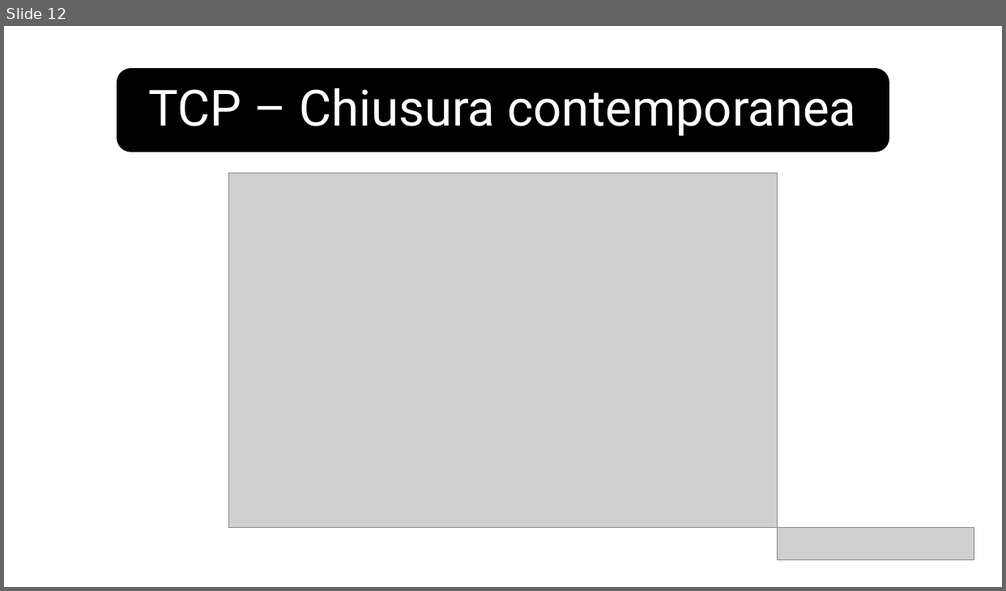
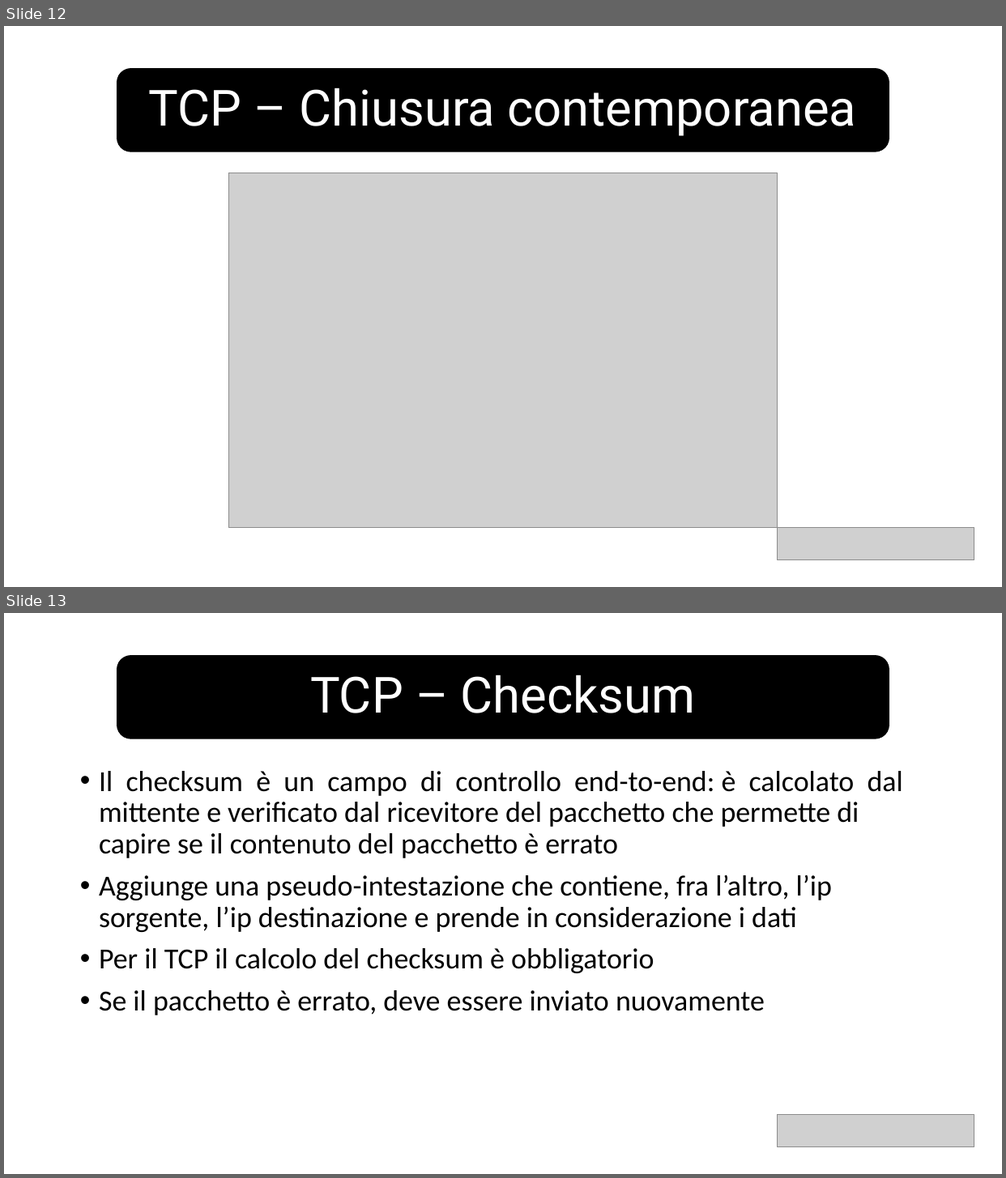
Before and after one commit to v-research/edu, a slide deck: network_introduction_2022/material/l4/tcp.pptx. Shown one above the other, each under a label of ours: slide 12 before the commit, slides 12 and 13 after it. The pictures are 1006x591 and 1006x1178 pixels, drawn with LibreOffice and Linux fonts; fonts in the diff are those of the drawing; grey boxes stand for pictures. Boxes give left, top, right and bottom in pixels: in the first picture for what was removed or moved away, otherwise in the second. Text is boxed around its words. In the diff, an @@ line names an element or a change of style, - is before the commit and + after.

```diff
--- a/network_introduction_2022/material/l4/tcp.pptx
+++ b/network_introduction_2022/material/l4/tcp.pptx
@@ slide 13 added at (x1=4, y1=613, x2=1002, y2=1174), background #FFFFFF @@
@@ rounded rectangle added at (x1=117, y1=656, x2=889, y2=739), fill #000000, outline #000000 1 pt @@
@@ title added at (x1=310, y1=675, x2=696, y2=713), 48 pt, text #FFFFFF @@
+TCP – Checksum
@@ text added at (x1=99, y1=771, x2=903, y2=1016), 28 pt, text #000000 @@
+• Il checksum è un campo di controllo end-to-end: è calcolato dal mittente e verificato dal ricevitore del pacchetto che permette di capire se il contenuto del pacchetto è errato
+• Aggiunge una pseudo-intestazione che contiene, fra l’altro, l’ip sorgente, l’ip destinazione e prende in considerazione i dati
+• Per il TCP il calcolo del checksum è obbligatorio
+• Se il pacchetto è errato, deve essere inviato nuovamente
@@ picture added at (x1=778, y1=1114, x2=975, y2=1147) @@
```
Also in this commit, not shown: 9 other files.
